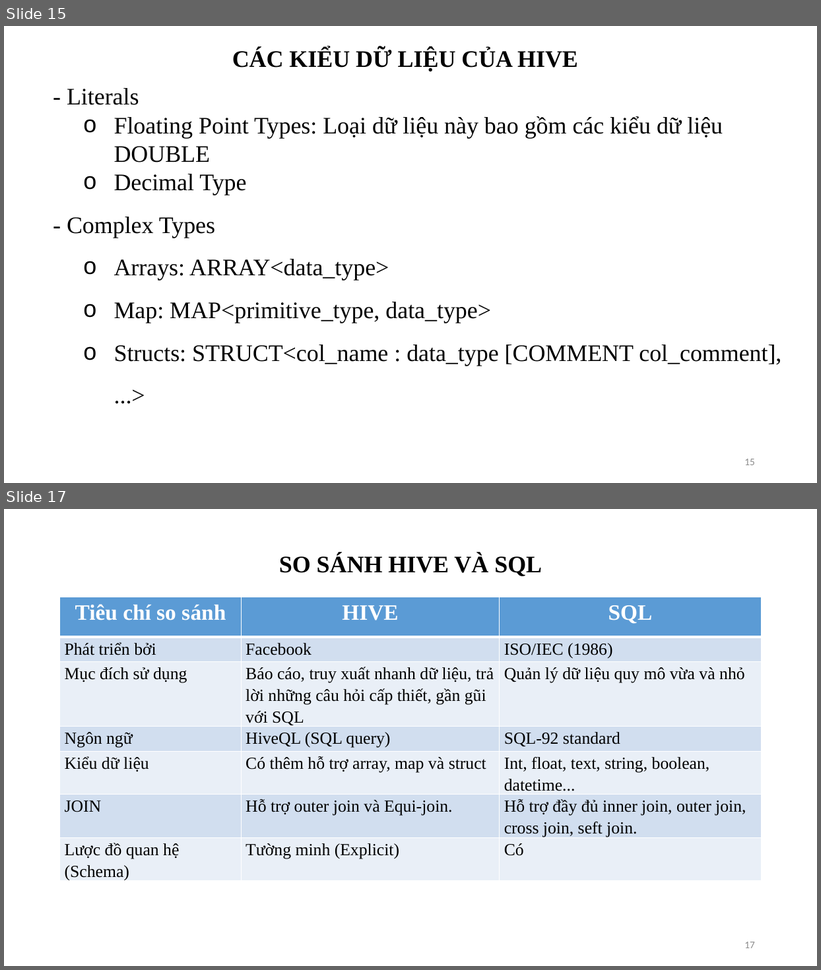
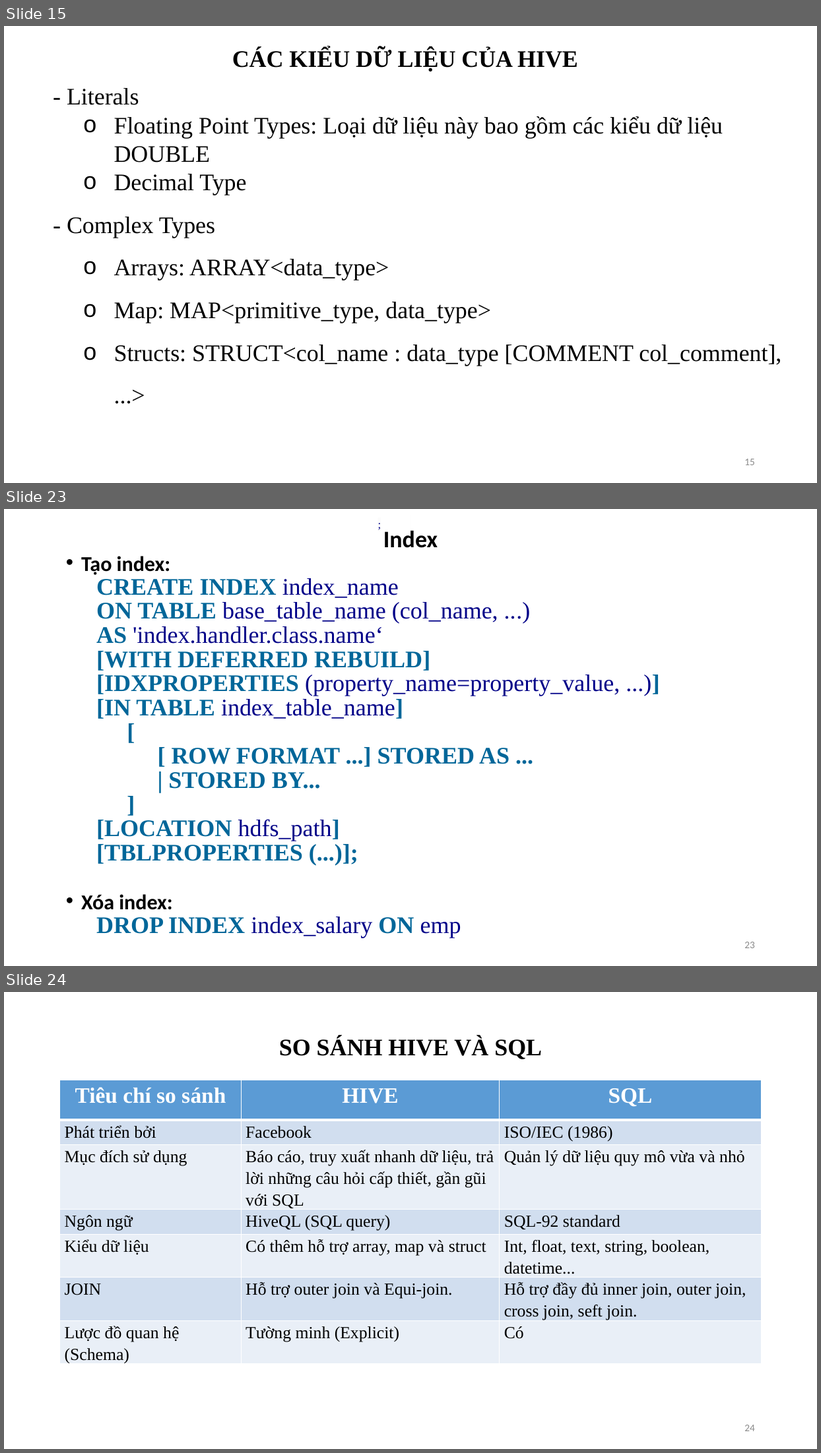
Before and after one commit to DiepMyDung/1212048_1212060_1212354_Seminar_Hive, a slide deck: Final.pptx. Shown one above the other, each under a label of ours: slides 15 and 17 before the commit, slides 15, 23 and 24 after it; the slides between them are not shown. The pictures are 821x970 and 821x1453 pixels, drawn with LibreOffice and Linux fonts; fonts in the diff are those of the drawing. Boxes give left, top, right and bottom in pixels: in the first picture for what was removed or moved away, otherwise in the second. Text is boxed around its words. In the diff, an @@ line names an element or a change of style, - is before the commit and + after.

```diff
--- a/Final.pptx
+++ b/Final.pptx
@@ slide 23 added at <box>4,509,817,966</box>, background #FFFFFF @@
@@ text added at <box>378,518,381,531</box>, 13 pt, text #000088 @@
+;
@@ rectangle added at <box>411,515,411,533</box>, fill #FBFBFB @@
@@ text added at <box>81,557,620,938</box>, 28.1 pt, text #006699, bold @@
+• Tạo index:
+  CREATE INDEX index_name
+  ON TABLE base_table_name (col_name, ...)
+  AS 'index.handler.class.name‘
+  [WITH DEFERRED REBUILD]
+  [IDXPROPERTIES (property_name=property_value, ...)]
+  [IN TABLE index_table_name]
+    [
+      [ ROW FORMAT ...] STORED AS ...
+      | STORED BY...
+    ]
+  [LOCATION hdfs_path]
+  [TBLPROPERTIES (...)];
+  • Xóa index:
+  DROP INDEX index_salary ON emp
@@ title added at <box>117,556,170,572</box>, 28 pt, text #000000, bold @@
+Index
@@ page number added at <box>745,942,755,949</box>, 12 pt, text #8C8C8C @@
+23
@@ what was slide 17 is now slide 24 @@
@@ page number at <box>745,1425,755,1432</box>: text changed @@
-17
+24
```
Also in this commit, not shown: 3 slides changed, 6 other slides added.
